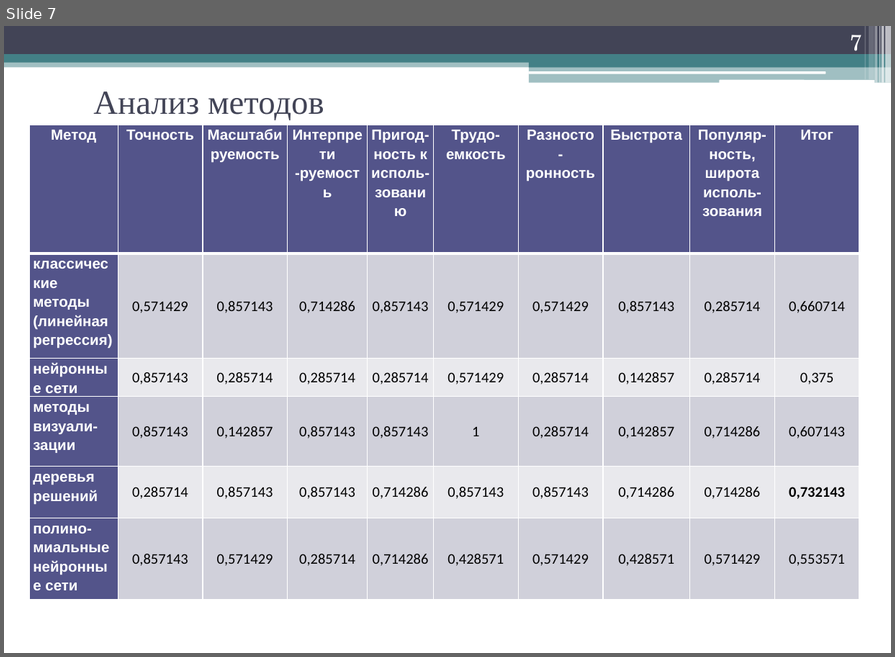
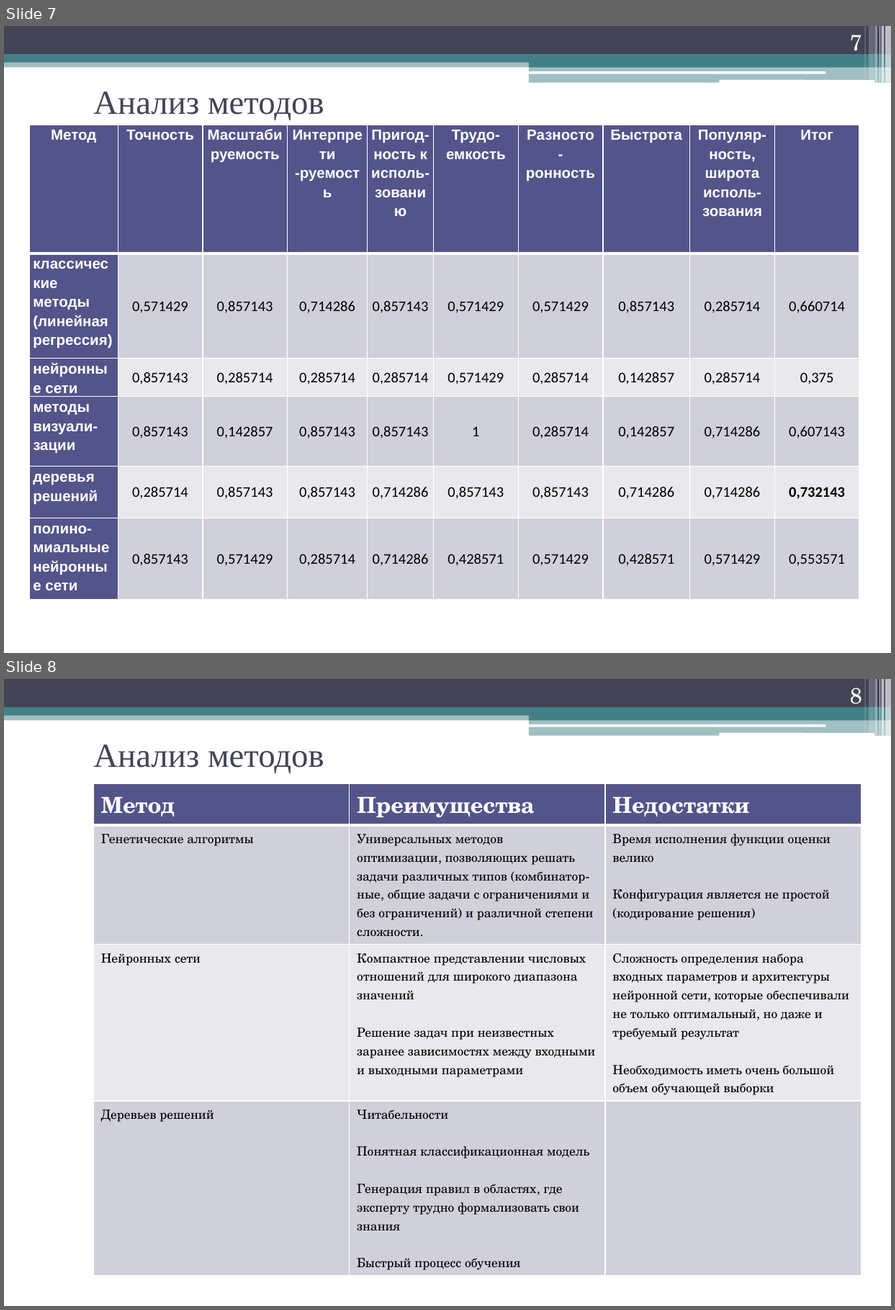
Before and after one commit to geper/DOC_decision_trees, a slide deck: Prezent.pptx. Shown one above the other, each under a label of ours: slide 7 before the commit, slides 7 and 8 after it. The pictures are 895x657 and 895x1310 pixels, drawn with LibreOffice and Linux fonts; fonts in the diff are those of the drawing. Boxes give left, top, right and bottom in pixels: in the first picture for what was removed or moved away, otherwise in the second. Text is boxed around its words. In the diff, an @@ line names an element or a change of style, - is before the commit and + after.

```diff
--- a/Prezent.pptx
+++ b/Prezent.pptx
@@ slide 8 added at [4, 679, 891, 1306], background #FFFFFF; not listed: 13 template elements that a slide beside it also shows @@
@@ page number added at [850, 688, 862, 711], 21 pt, text #FFFFFF @@
+8
@@ title added at [93, 745, 324, 773], 32 pt, text #424456 @@
+Анализ методов
@@ table added at [93, 783, 861, 1273], 4 rows, 3 columns @@
+Метод | Преимущества | Недостатки
+Генетические алгоритмы | Универсальных методов / оптимизации, позволяющих решать задачи различных типов (комбинатор- / ные, общие задачи с ограничениями и без ограничений) и различной степени / сложности. | Время исполнения функции оценки велико / Конфигурация является не простой (кодирование решения)
+Нейронных сети | Компактное представлении числовых отношений для широкого диапазона значений / Решение задач при неизвестных заранее зависимостях между входными и выходными параметрами | Сложность определения набора входных параметров и архитектуры нейронной сети, которые обеспечивали не только оптимальный, но даже и требуемый результат / Необходимость иметь очень большой объем обучающей выборки
+Деревьев решений | Читабельности / Понятная классификационная модель / Генерация правил в областях, где эксперту трудно формализовать свои знания / Быстрый процесс обучения | 
```
Also in this commit, not shown: 4 slides changed, 1 other slide added, 1 slide removed.
